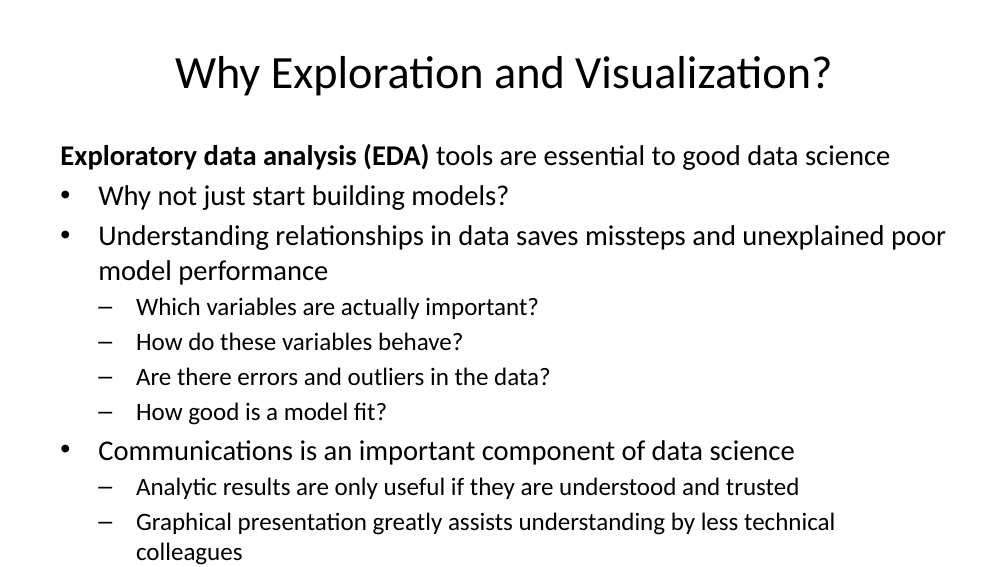
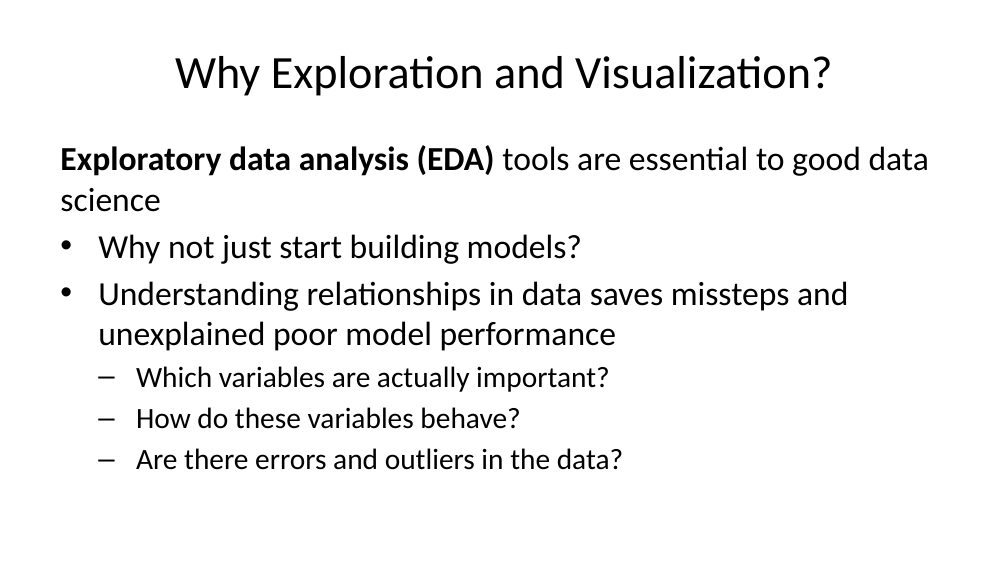
Before and after one commit to StephenElston/CSCI-E-83, a slide deck: slide 19 of LectureSlides/01_PreceptionForScientificVisualization.pptx. Drawn at 1008x567 pixels with LibreOffice and Linux fonts; fonts in the diff are those of the drawing. Boxes give left, top, right and bottom in pixels: in the first picture for what was removed or moved away, otherwise in the second. Text is boxed around its words. In the diff, an @@ line names an element or a change of style, - is before the commit and + after.

```diff
--- a/LectureSlides/01_PreceptionForScientificVisualization.pptx
+++ b/LectureSlides/01_PreceptionForScientificVisualization.pptx
@@ text "Exploratory data analysis (EDA) tools ..." at bbox=[60, 145, 929, 470]: size 20.4 to 24 pt in "Exploratory data analysis (EDA) tools are essential ...", "Why not just start building models?", "Understanding relationships in data saves missteps and ..."; size 17.9 to 21 pt in "Which variables are actually important?", "How do these variables behave?", "Are there errors and outliers in the ..." @@
@@ text at bbox=[98, 402, 835, 565]: paragraphs removed @@
-  – How good is a model fit?
-• Communications is an important component of data science
-  – Analytic results are only useful if they are understood and trusted
-  – Graphical presentation greatly assists understanding by less technical colleagues
```
Also in this commit, not shown: 10 other slides changed, 1 slide added.
